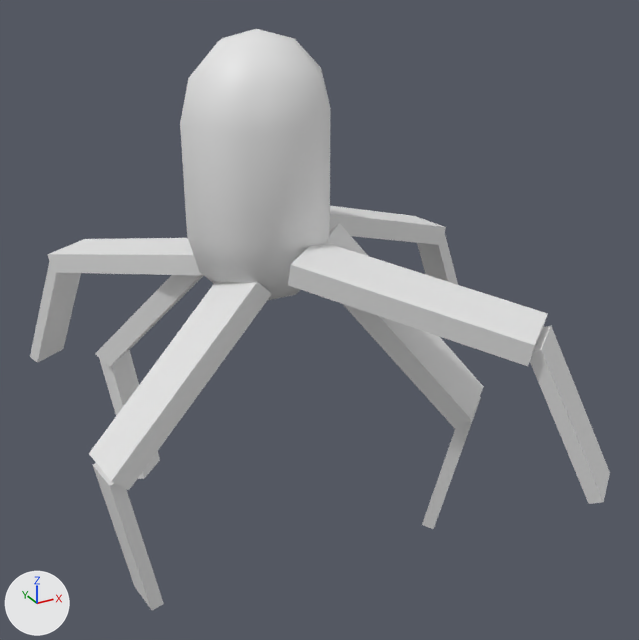
Two versions of the FBX model I  am not Alone/Assets/Prefab/model/Zombie/ghostfast.FBX, one commit apart.
Both versions are drawn from a camera (50 mm lens) standing at (5.17, -6.79, 2.42) and looking at (6.7, -4.0, 1.03). Arrows for +X, +Y and +Z are at lower left; the lights stay in place. Where no turn or scale is listed for an object, it has been applied to the vertices.

The first picture shows 'Capsule001', 'leg003', 'leg004', 'leg005', 'leg006', 'leg007', 'leg008'.
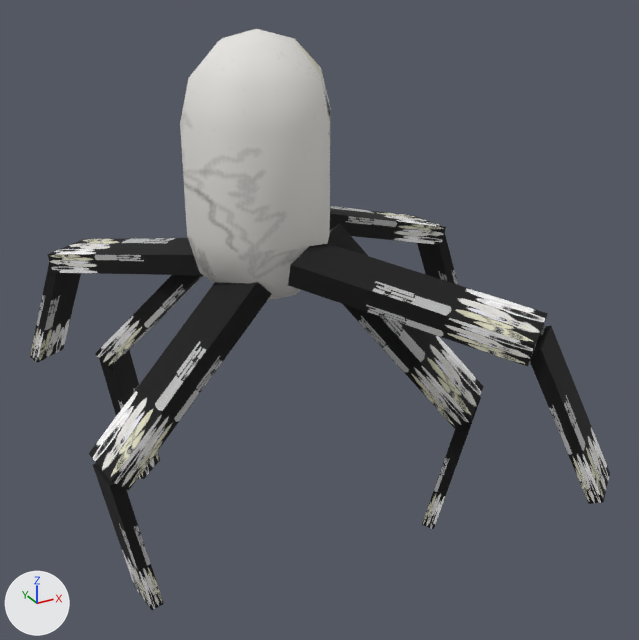
ob_legs001 is not drawn itself; it is the parent of ob_leg006, ob_leg005.
ob_ghostfast is not drawn itself; it is the parent of ob_leg008, ob_untitled, ob_legs001.

The change, as a list of edits to the scene's bpy script:
```text
Add img_karta_monstrikov_png:
    img_karta_monstrikov_png = load_image('karta_monstrikov.png', 'Materials/karta_monstrikov.png', 2048, 2048, 'sRGB')
Add mat_material__25:
    mat_material__25 = principled_material('Material #25')
    mat_material__25.texture = img_karta_monstrikov_png
    mat_material__25.roughness = 0.859
Change me_mesh:
    where me_mesh.from_pydata(...)  # 16 vertices, 12 faces; spans x -1.4..1.4, y -0.5..6.4, z 0.0..15.4
    add me_mesh.materials.append(mat_material__25)  # picture img_karta_monstrikov_png
Change me_mesh_003:
    where me_mesh_003.from_pydata(...)  # 16 vertices, 12 faces; spans x -0.623..0.038, y -0.168..0.108, z -1.176..0.03
    add me_mesh_003.materials.append(mat_material__25)  # picture img_karta_monstrikov_png
Change me_mesh_001:
    where me_mesh_001.from_pydata(...)  # 16 vertices, 12 faces; spans x -0.507..0.096, y -0.096..0.5, z -1.186..0.029
    add me_mesh_001.materials.append(mat_material__25)  # picture img_karta_monstrikov_png
Change me_mesh_006:
    where me_mesh_006.from_pydata(...)  # 16 vertices, 12 faces; spans x -1.4..1.4, y -0.5..6.4, z 0.0..15.4
    add me_mesh_006.materials.append(mat_material__25)  # picture img_karta_monstrikov_png
Change me_mesh_004:
    where me_mesh_004.from_pydata(...)  # 16 vertices, 12 faces; spans x -0.02..1.037, y -0.108..0.175, z -0.779..0.041
    add me_mesh_004.materials.append(mat_material__25)  # picture img_karta_monstrikov_png
Change me_mesh_005:
    where me_mesh_005.from_pydata(...)  # 16 vertices, 12 faces; spans x -1.4..1.4, y -0.5..6.4, z 0.0..15.4
    add me_mesh_005.materials.append(mat_material__25)  # picture img_karta_monstrikov_png
Change me_mesh_002:
    where me_mesh_002.from_pydata(...)  # 38 vertices, 42 faces; spans x -0.286..0.286, y -0.248..0.248, z 0.0..0.964
    add me_mesh_002.materials.append(mat_material__25)  # picture img_karta_monstrikov_png
Change ob_leg008:
    ob_leg008.parent: ob_ghostfast -> ob_ghostfast_001
Change ob_ghostfast:
    ob_ghostfast.rotation_euler: (1.571, 0.0, 1.571) -> (0.0, 0.0, 0.0)  # degrees (90, 0, 90) -> degrees (0, 0, 0)
    ob_ghostfast.location: (6.701, -3.966, 1.51) -> (6.704, -3.953, 1.118)
Change ob_legs001:
    ob_legs001.parent: ob_ghostfast -> ob_ghostfast_001
Add ob_ghostfast_001:
    ob_ghostfast_001 = bpy.data.objects.new('ghostFast.001', None)
    ob_ghostfast_001.parent = ob_ghostfast
    ob_ghostfast_001.location = (-0.153, -0.511, 15.42)
    ob_ghostfast_001.rotation_euler = (1.571, 0.0, 1.571)  # degrees (90, 0, 90)
```

Location of each change, (x1, y1, x2, y2) in pixels of the pictures (639 x 640 px):
'leg008', recoloured, moved (white to black)
    both: (288, 243, 610, 504)
'leg003', recoloured (white to black)
    both: (89, 282, 272, 610)
'leg006', recoloured
    both: (319, 223, 484, 529)
'leg005', recoloured
    both: (30, 238, 202, 363)
'leg007', recoloured (grey to black)
    both: (95, 275, 204, 479)
'leg004', recoloured
    both: (329, 206, 458, 285)
